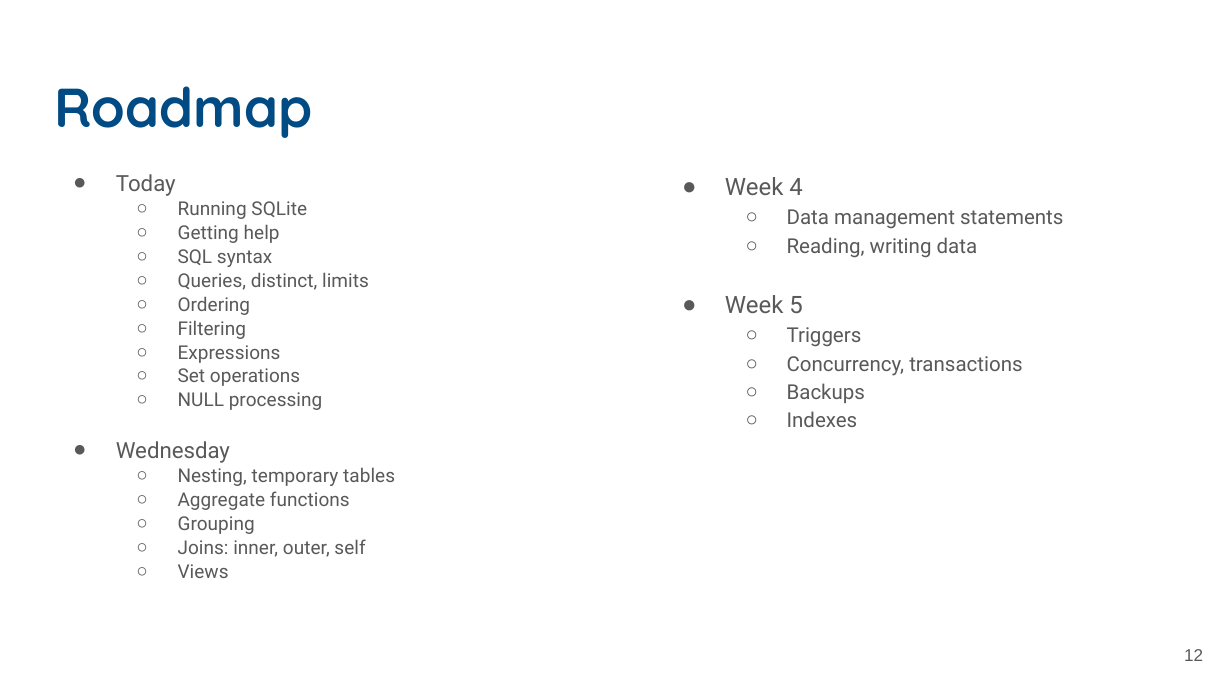
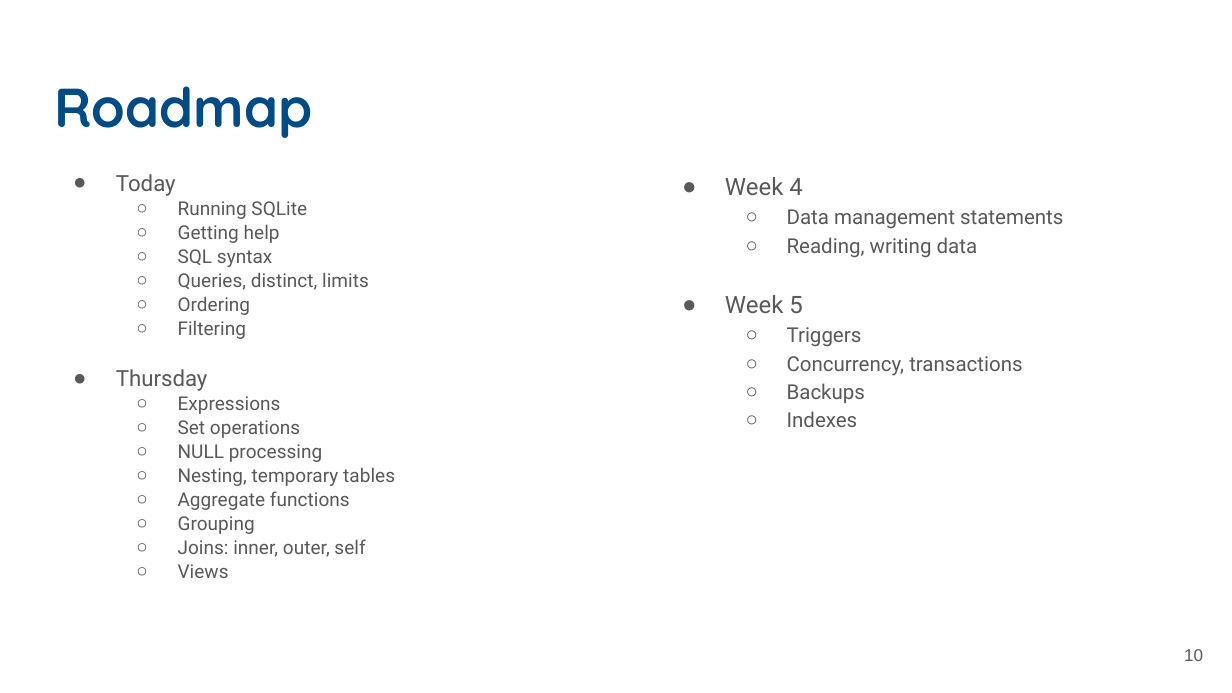
Before and after one commit to UCSB-Library-Research-Data-Services/bren-eds213, a slide deck: slide 10 of modules/week03/slides-03.pptx (slide 12 before the commit). Drawn at 1232x693 pixels with LibreOffice and Linux fonts; fonts in the diff are those of the drawing. Boxes give left, top, right and bottom in pixels: in the first picture for what was removed or moved away, otherwise in the second. Text is boxed around its words. In the diff, an @@ line names an element or a change of style, - is before the commit and + after.

```diff
--- a/modules/week03/slides-03.pptx
+++ b/modules/week03/slides-03.pptx
@@ text at bbox=[116, 369, 208, 391]: paragraph added @@
+● Thursday
@@ text at bbox=[116, 441, 230, 463]: paragraph removed @@
-● Wednesday
@@ page number at bbox=[1184, 649, 1203, 661]: text changed @@
-12
+10
```
Also in this commit, not shown: 2 slides added, 4 slides removed.
